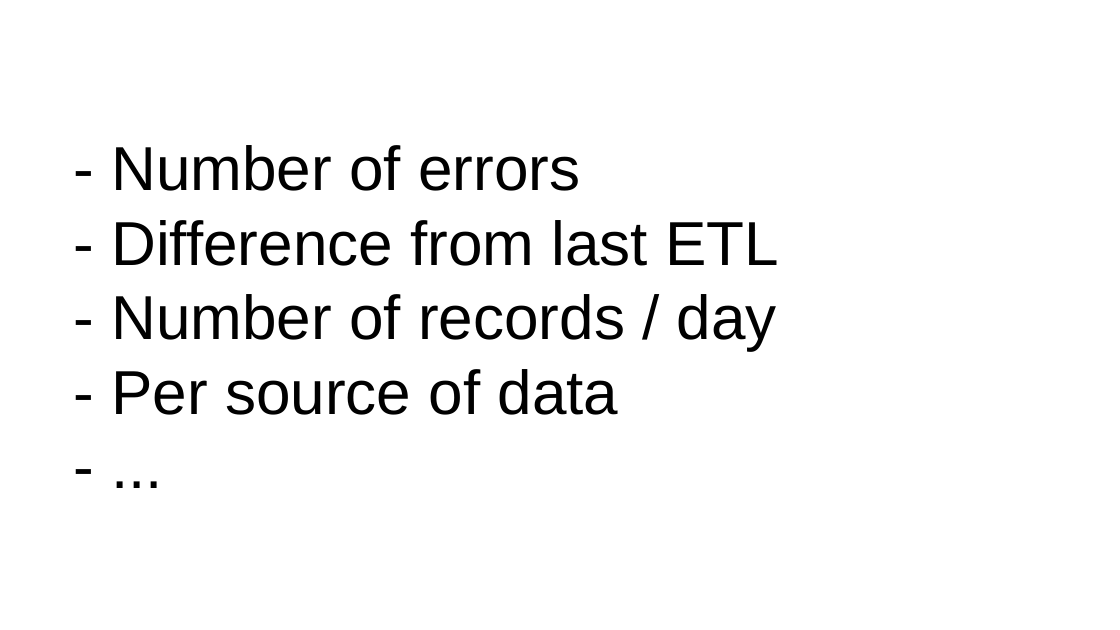
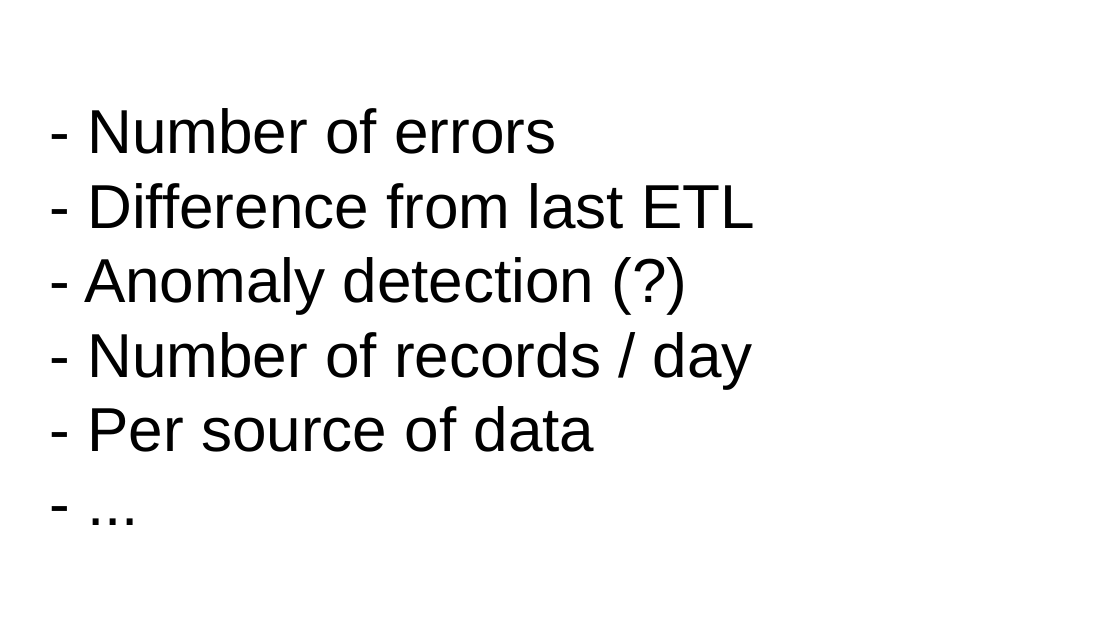
Before and after one commit to tebeka/talks, a slide deck: slide 34 of data-management/data-management.odp (slide 43 before the commit). Drawn at 1120x630 pixels with LibreOffice and Linux fonts; fonts in the diff are those of the drawing. Boxes give left, top, right and bottom in pixels: in the first picture for what was removed or moved away, otherwise in the second. Text is boxed around its words. In the diff, an @@ line names an element or a change of style, - is before the commit and + after.

Commit message:
fixes

```diff
--- a/data-management/data-management.odp
+++ b/data-management/data-management.odp
@@ title at [84,108,755,452]: text changed @@
-- Number of errors
-- Difference from last ETL
-- Number of records / day
-- Per source of data
-- ...
+- Number of errors
+- Difference from last ETL
+- Anomaly detection (?)
+- Number of records / day
+- Per source of data
+- ...
```
Also in this commit, not shown: 3 other slides changed, 2 slides added, 10 slides removed.
